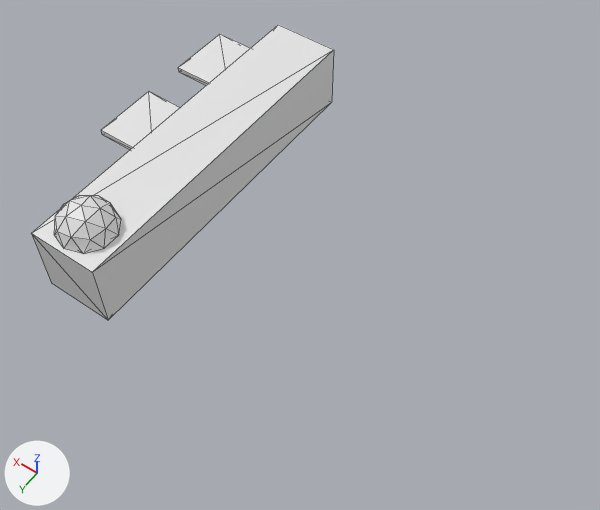
Before and after pictures for a commit that changed the glTF model Assets/basic station.glb.
One viewpoint serves both versions: a camera (50 mm lens) standing at (-74.5, 71.2, 101.5) and looking at (-27.0, 4.6, -3.0). The lights are fixed; the arrows at lower left show +X, +Y and +Z. Mesh edges are drawn as thin lines. Where no turn or scale is listed for an object, it has been applied to the vertices. Vertices at the same position are counted once.

In view in the first picture: 'Canopy', 'Hull', 'Landing Pad', 'Landing Pad.001'.
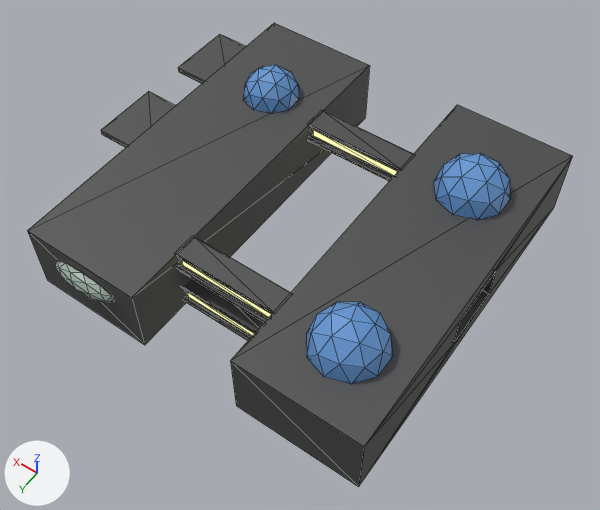
Diff of the bpy script that builds the scene:
```diff
--- a/Assets/basic station.glb.py
+++ b/Assets/basic station.glb.py
@@ me_cube @@
 me_cube.from_pydata(...)  # 8 vertices, 12 faces; spans x -3.6..3.6, y -17.9..17.3, z -3.6..3.6
-me_cube.materials.append(mat_material)  # white #e7e7e7
+me_cube.materials.append(mat_station_hull)  # dark grey #6e6e6e
@@ me_cube_001 @@
 me_cube_001.from_pydata(...)  # 8 vertices, 12 faces; spans x -2.79..9.43, y -2.81..9.58, z -0.54..0.54
+# me_cube_001 part 1: 12 faces spanning x -2.79..9.43, y -2.81..9.58, z -0.54..0.54 switch from no material to mat_station_hull (dark grey #6e6e6e)
@@ me_icosphere @@
 me_icosphere.from_pydata(...)  # 26 vertices, 48 faces; spans x -4.76..4.76, y -5.0..5.0, z 0.0..5.0
+me_icosphere.materials.append(mat_glass_blue)  # blue #6fa6e7
@@ me_cube_002 @@
 me_cube_002.from_pydata(...)  # 8 vertices, 12 faces; spans x -2.79..9.43, y -2.81..9.58, z -0.54..0.54
+# me_cube_002 part 2: 12 faces spanning x -2.79..9.43, y -2.81..9.58, z -0.54..0.54 switch from no material to mat_station_hull (dark grey #6e6e6e)
@@ ob_hull @@
 ob_hull = bpy.data.objects.new('Hull', me_cube)
-ob_hull.location = (-2.7, 0.0, 0.0)
-ob_hull.scale = (1.75, 1.75, 1.75)
+ob_hull.location = (-6.0, 0.0, 0.0)
+ob_hull.scale = (2.95, 1.75, 1.75)
@@ ob_canopy_003 @@
+ob_canopy_003 = bpy.data.objects.new('Canopy.003', me_icosphere_003)  # 26 vertices, 48 faces; spans x -5.71..5.71, y 0.0..2.0, z -2.0..2.0; in mat_glass_gallery_grey (grey #a8b9af)
+ob_canopy_003.location = (-6.2, 30.2, 2.1)
@@ ob_connector_walkway_003 @@
+ob_connector_walkway_003 = bpy.data.objects.new('Connector Walkway.003', me_cube_007)  # 36 vertices, 68 faces; spans x -9.0..9.3, y -2.2..2.2, z -1.9..1.9; in mat_station_hull (dark grey #6e6e6e), mat_glass_yellow_lit (beige #e7daa1)
+ob_connector_walkway_003.location = (-25.3, 18.7, -3.9)
@@ ob_connector_walkway_002 @@
+ob_connector_walkway_002 = bpy.data.objects.new('Connector Walkway.002', me_cube_007.copy())
+ob_connector_walkway_002.location = (-25.3, 18.7, 4.2)
@@ ob_connector_walkway_001 @@
+ob_connector_walkway_001 = bpy.data.objects.new('Connector Walkway.001', me_cube_007.copy())
+ob_connector_walkway_001.location = (-25.3, -21.9, -4.1)
@@ ob_connector_walkway @@
+ob_connector_walkway = bpy.data.objects.new('Connector Walkway', me_cube_007.copy())
+ob_connector_walkway.location = (-25.3, -15.0, 4.2)
@@ ob_canopy_002 @@
+ob_canopy_002 = bpy.data.objects.new('Canopy.002', me_icosphere_002)  # 26 vertices, 48 faces; spans x -5.71..5.71, y -6.0..6.0, z 0.0..6.0; in mat_glass_blue (blue #6fa6e7)
+ob_canopy_002.location = (-45.5, 19.1, 6.2)
@@ ob_canopy_001 @@
+ob_canopy_001 = bpy.data.objects.new('Canopy.001', me_icosphere_002.copy())
+ob_canopy_001.location = (-45.5, -15.2, 6.2)
@@ ob_hull_001 @@
+ob_hull_001 = bpy.data.objects.new('Hull.001', me_cube_003)  # 20 vertices, 32 faces; spans x -10.5..10.5, y -31.3..30.3, z -6.2..6.2; in mat_station_hull (dark grey #6e6e6e)
+ob_hull_001.location = (-44.6, 0.0, 0.0)
```

Location of each change, [x1, y1, x2, y2] in pixels of the pictures (600 x 510 px):
'Hull.001', added: after [231, 104, 573, 487]
'Hull', recoloured, moved, rescaled (white to grey, 13% wider, 9% taller): before [31, 25, 334, 320]; after [27, 23, 370, 345]
'Canopy.002', added (blue): after [306, 302, 393, 384]
'Canopy', recoloured: [54, 65, 299, 254] in both
'Connector Walkway.002', added: after [177, 237, 290, 323]
'Canopy.001', added (blue): after [434, 153, 510, 220]
'Connector Walkway', added: after [309, 111, 414, 181]
'Connector Walkway.003', added: after [183, 279, 264, 341]
'Canopy.003', added: after [55, 261, 113, 302]
part 1 of me_cube_001, recoloured (white to grey): [178, 34, 246, 84] in both
part 2 of me_cube_002, recoloured (white to grey): [101, 91, 176, 148] in both
